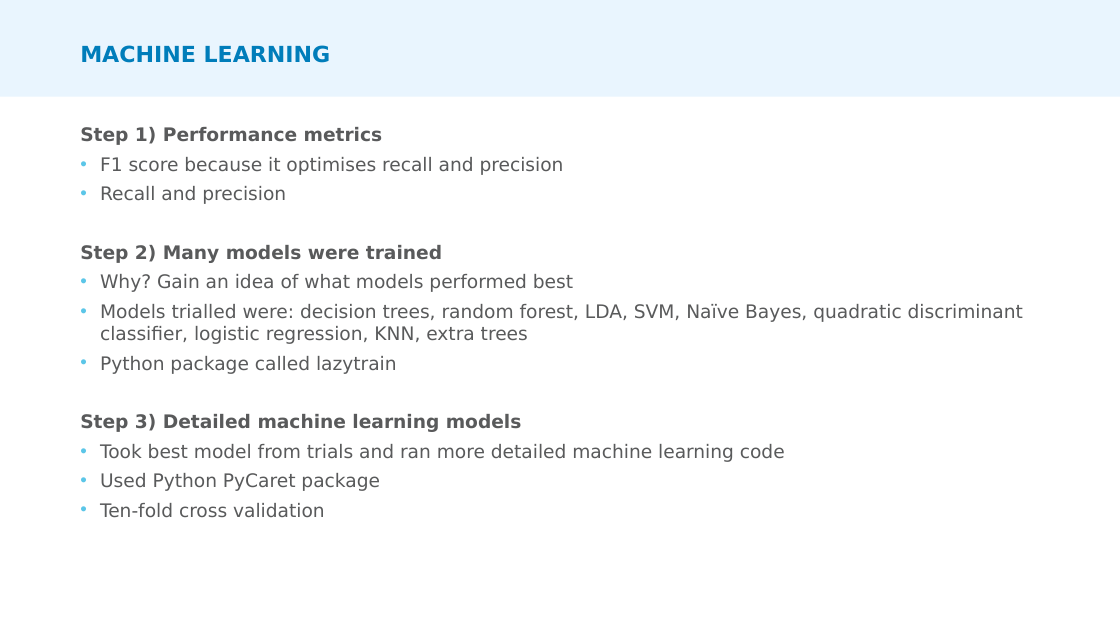
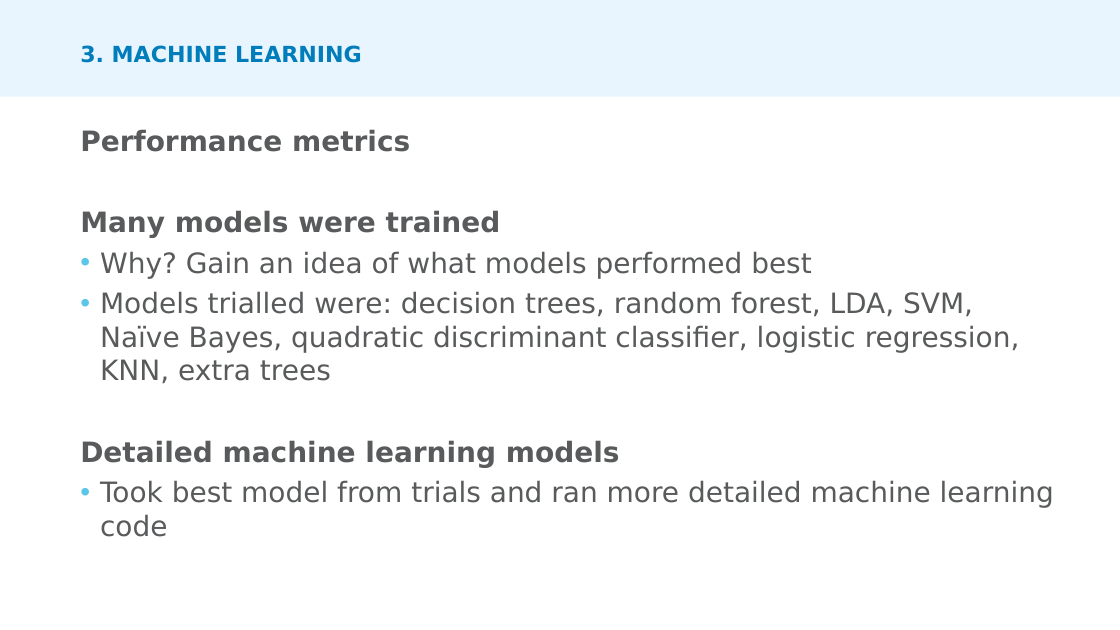
Before and after one commit to allyhassell/data-wrangling_assignment, a slide deck: slide 10 of ANZ Presentation.pptx (slide 11 before the commit). Drawn at 1120x630 pixels with LibreOffice and Linux fonts; fonts in the diff are those of the drawing. Boxes give left, top, right and bottom in pixels: in the first picture for what was removed or moved away, otherwise in the second. Text is boxed around its words. In the diff, an @@ line names an element or a change of style, - is before the commit and + after.

```diff
--- a/ANZ Presentation.pptx
+++ b/ANZ Presentation.pptx
@@ title at (80,45,362,63): text changed @@
-MACHINE LEARNING
+3. MACHINE LEARNING
@@ text at (80,129,501,238): text changed; size 16 to 24 pt; bold on @@
-  Step 1) Performance metrics
-  • F1 score because it optimises recall and precision
-  • Recall and precision
-  Step 2) Many models were trained
+  Performance metrics
+  Many models were trained
@@ text at (100,251,1054,537): size 16 to 24 pt in "Why? Gain an idea of what models ...", "Models trialled were: decision trees, random forest, ...", "Took best model from trials and ran ..." @@
@@ text at (80,440,620,468): text changed; size 16 to 24 pt @@
-  • Python package called lazytrain
-  Step 3) Detailed machine learning models
+  Detailed machine learning models
@@ text at (100,473,380,518): paragraphs removed @@
-  • Used Python PyCaret package
-  • Ten-fold cross validation
```
Also in this commit, not shown: 11 other slides changed, 1 slide removed.
